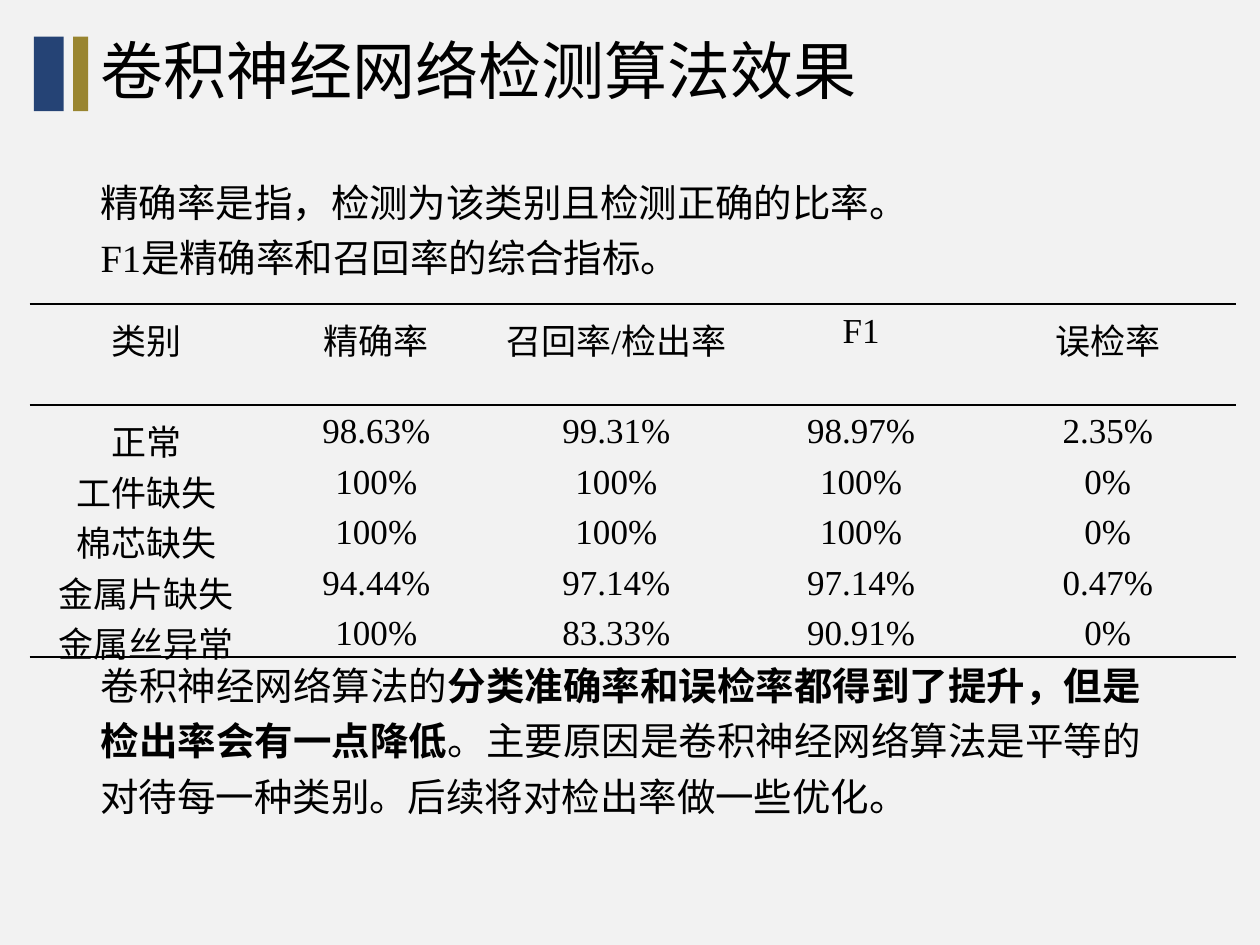
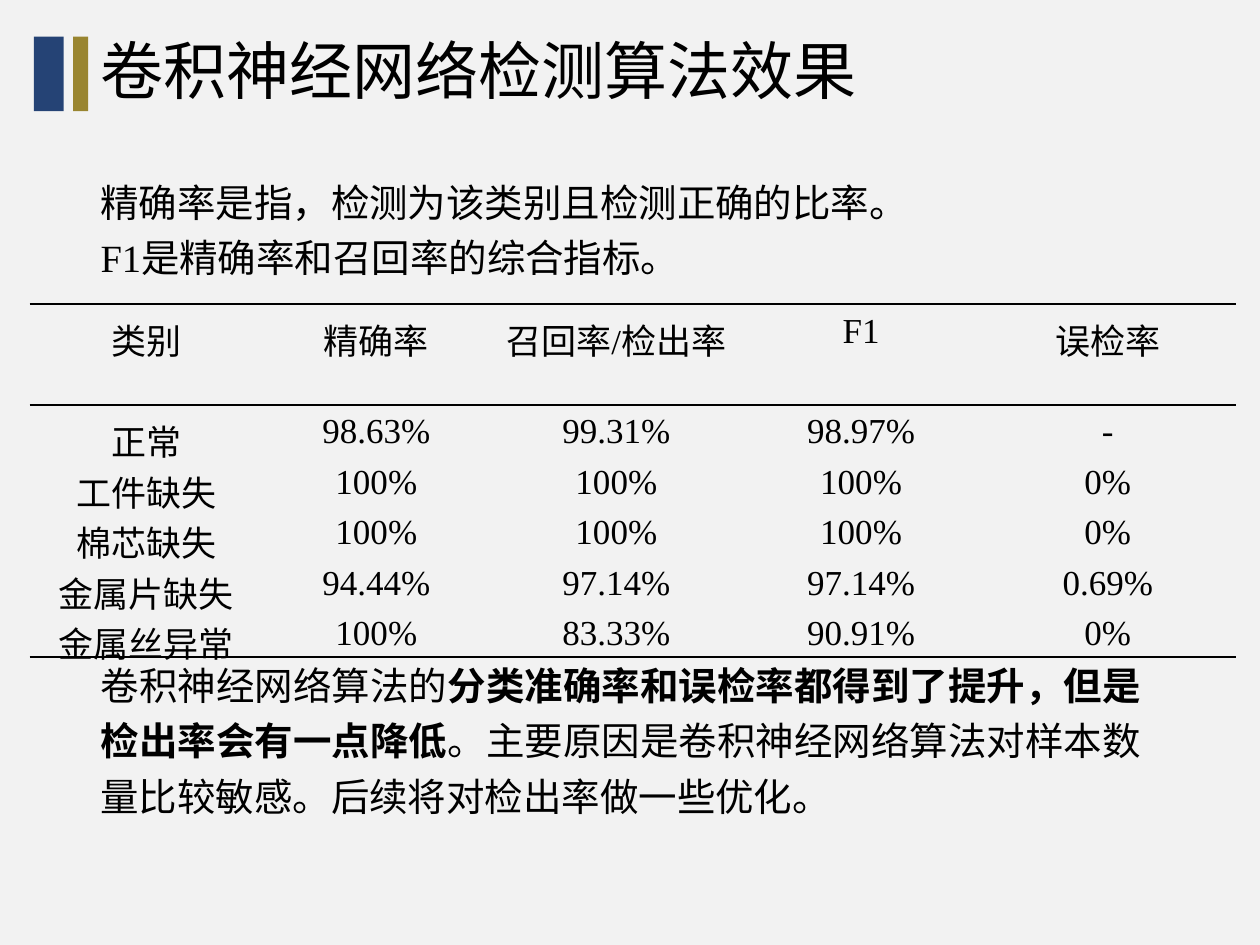
Before and after one commit to wang-jiankun/Graduate-File, a slide deck: slide 18 of 中期PPT-王建坤.pptx. Drawn at 1260x945 pixels with LibreOffice and Linux fonts; fonts in the diff are those of the drawing; background and template pictures are left out. Boxes give left, top, right and bottom in pixels: in the first picture for what was removed or moved away, otherwise in the second. Text is boxed around its words. In the diff, an @@ line names an element or a change of style, - is before the commit and + after.

```diff
--- a/中期PPT-王建坤.pptx
+++ b/中期PPT-王建坤.pptx
@@ table at [30,304,1236,664] @@
-row 2, column 5: 2.35%
+row 2, column 5: -
-row 5, column 5: 0.47%
+row 5, column 5: 0.69%
@@ text at [101,667,1141,814]: text changed @@
-卷积神经网络算法的分类准确率和误检率都得到了提升，但是检出率会有一点降低。主要原因是卷积神经网络算法是平等的对待每一种类别。后续将对检出率做一些优化。
+卷积神经网络算法的分类准确率和误检率都得到了提升，但是检出率会有一点降低。主要原因是卷积神经网络算法对样本数量比较敏感。后续将对检出率做一些优化。
```
Also in this commit, not shown: 4 other slides changed, 2 other files.
